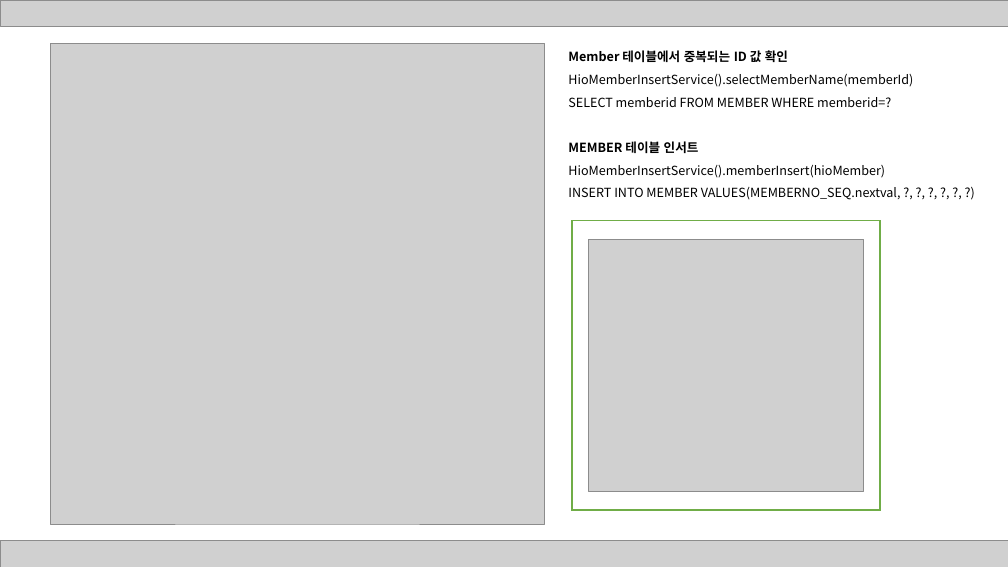
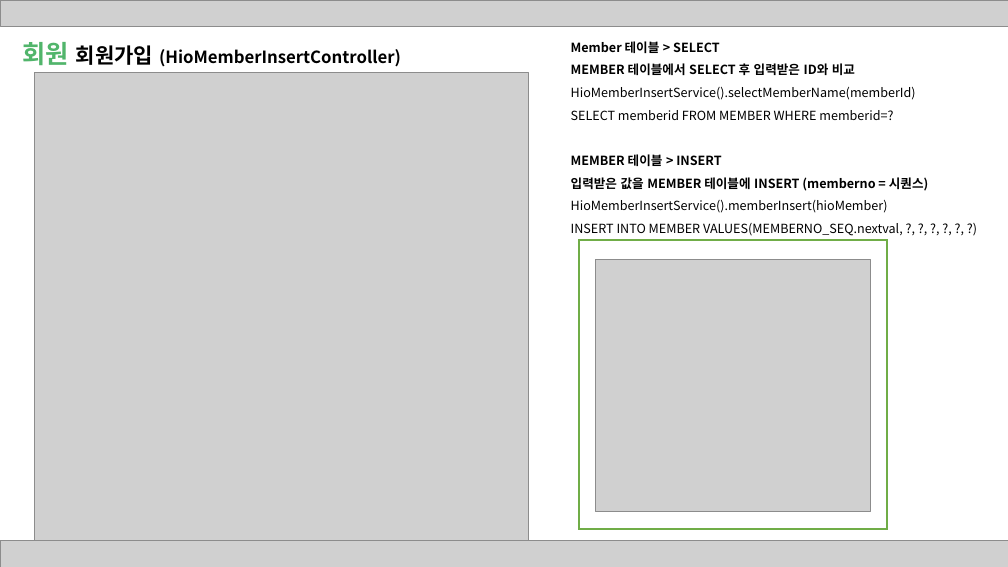
Before and after one commit to skjung1979/classproject, a slide deck: slide 9 of ppt/원팀 발표자료 20201027.pptx. Drawn at 1008x567 pixels with LibreOffice and Linux fonts; fonts in the diff are those of the drawing; grey boxes stand for pictures. Boxes give left, top, right and bottom in pixels: in the first picture for what was removed or moved away, otherwise in the second. Text is boxed around its words. In the diff, an @@ line names an element or a change of style, - is before the commit and + after.

```diff
--- a/ppt/원팀 발표자료 20201027.pptx
+++ b/ppt/원팀 발표자료 20201027.pptx
@@ text "Member 테이블 > SELECT": place and size @@
-text "Member 테이블 > SELECT" at bbox=[568, 50, 913, 200]
+text "Member 테이블 > SELECT" at bbox=[571, 41, 929, 236]
@@ text added at bbox=[22, 42, 401, 67], 16 pt, text #000000, bold @@
+회원 회원가입 (HioMemberInsertController)
@@ text at bbox=[571, 41, 855, 75]: text changed @@
-Member 테이블에서 중복되는 ID 값 확인
+Member 테이블 > SELECT
+MEMBER 테이블에서 SELECT 후 입력받은 ID와 비교
@@ picture: place and size @@
-picture at bbox=[51, 43, 545, 524]
+picture at bbox=[35, 73, 529, 541]
@@ text at bbox=[571, 154, 929, 191]: text changed @@
-MEMBER 테이블 인서트
+MEMBER 테이블 > INSERT
+입력받은 값을 MEMBER 테이블에 INSERT (memberno = 시퀀스)
@@ rectangle: place and size @@
-rectangle at bbox=[572, 221, 881, 510]
+rectangle at bbox=[579, 240, 888, 529]
@@ picture: place and size @@
-picture at bbox=[588, 239, 864, 492]
+picture at bbox=[595, 259, 870, 512]
```
Also in this commit, not shown: 8 other slides changed.
